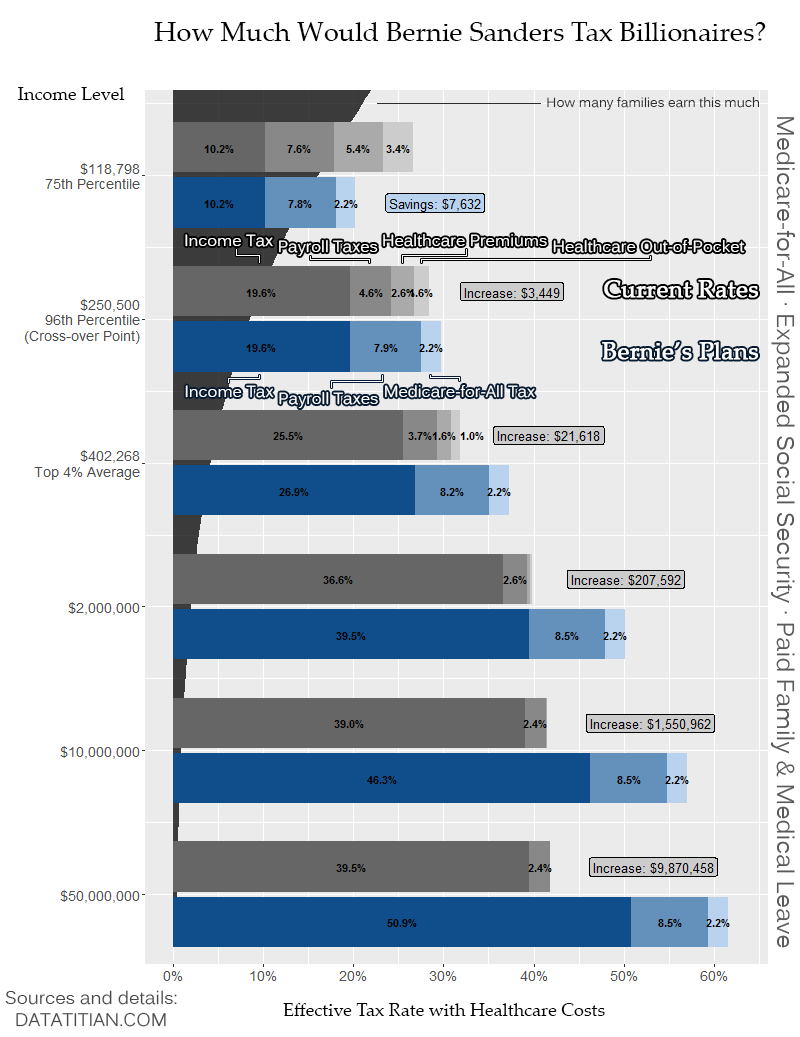
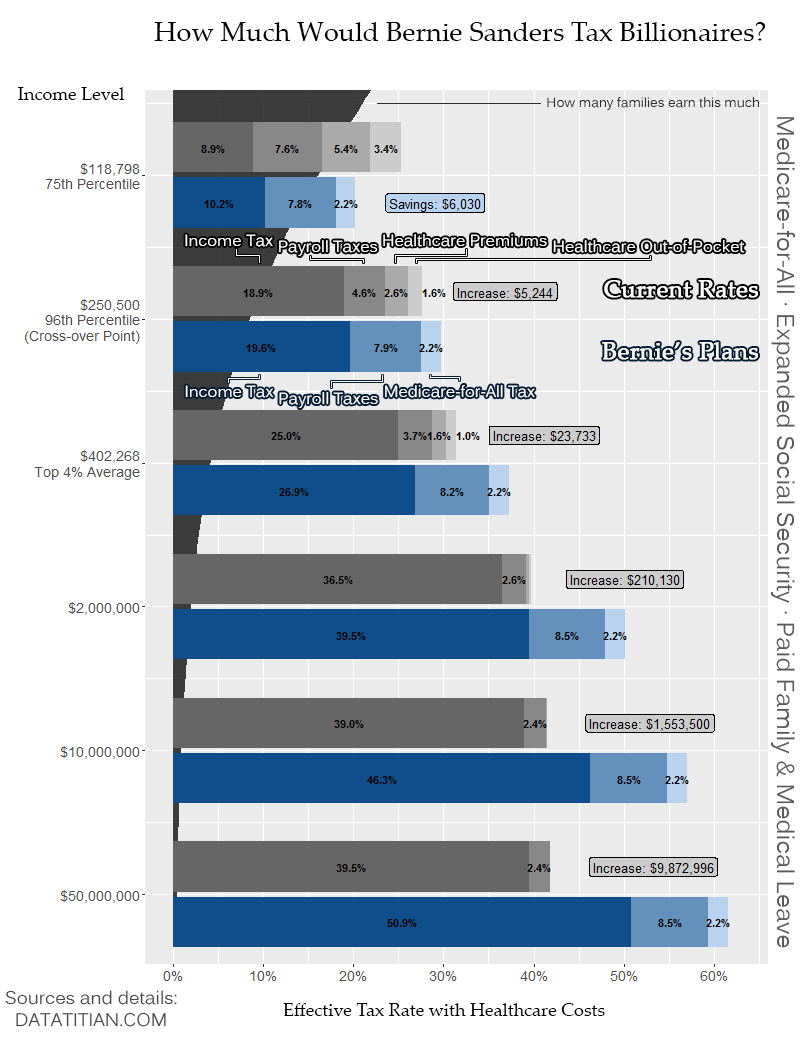
Before/after of a (800, 1037) layered artwork. What changed in the layer stack:
painted on "Shape 5" over [416, 259, 422, 263]
painted on "Shape 3" over [395, 255, 403, 263]
painted on "Shape 2" over [363, 259, 370, 263]
painted on "barplot_billionaire" over [201, 122, 715, 873]
removed layer "barplot_billionaire" (2nd of 2) over [201, 122, 715, 873]
